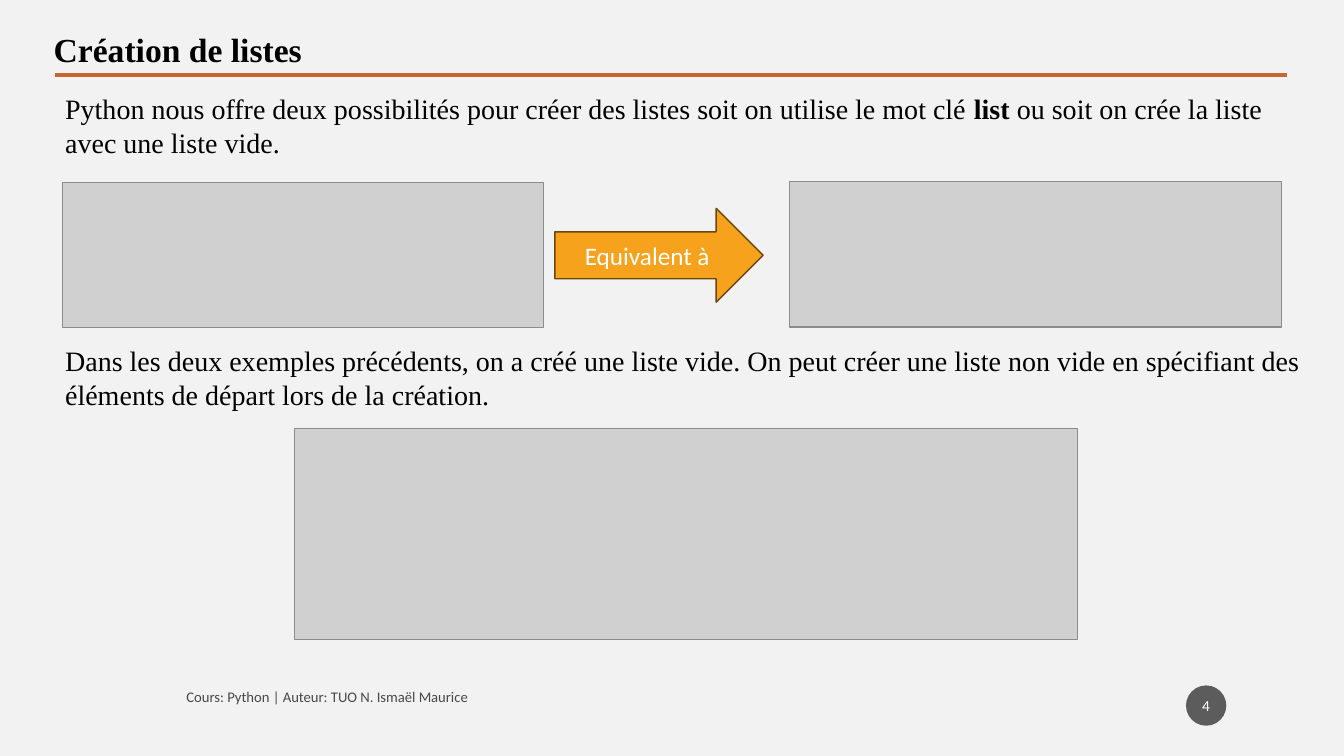
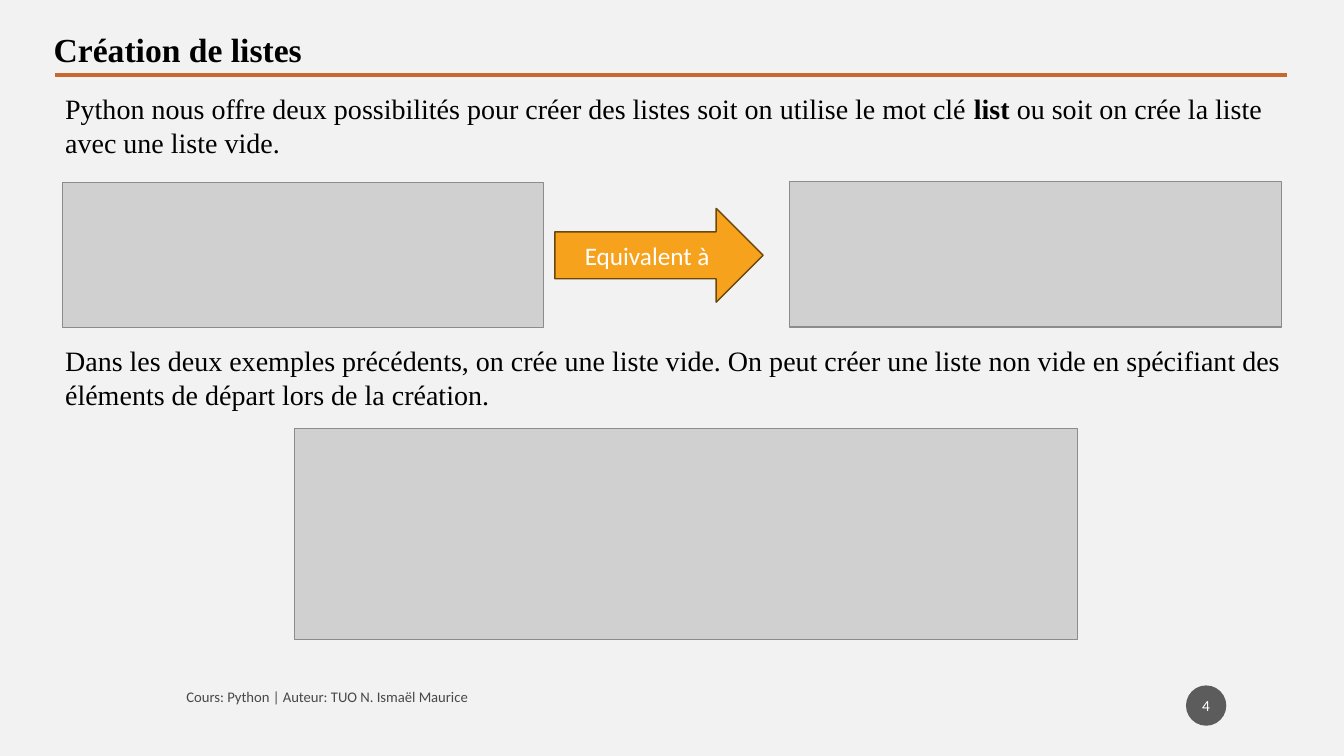
Before and after one commit to tisma95/cours-python, a slide deck: slide 4 of source/Chapitre 9 - Les listes.pptx. Drawn at 1344x756 pixels with LibreOffice and Linux fonts; fonts in the diff are those of the drawing; grey boxes stand for pictures. Boxes give left, top, right and bottom in pixels: in the first picture for what was removed or moved away, otherwise in the second. Text is boxed around its words. In the diff, an @@ line names an element or a change of style, - is before the commit and + after.

Commit message:
Feat(chp9): Correction chapitre 9 sur les listes

```diff
--- a/source/Chapitre 9 - Les listes.pptx
+++ b/source/Chapitre 9 - Les listes.pptx
@@ text at [65,351,1279,411]: text changed @@
-Dans les deux exemples précédents, on a créé une liste vide. On peut créer une liste non vide en spécifiant des éléments de départ lors de la création.
+Dans les deux exemples précédents, on crée une liste vide. On peut créer une liste non vide en spécifiant des éléments de départ lors de la création.
```
Also in this commit, not shown: 8 other slides changed, 3 other files.
